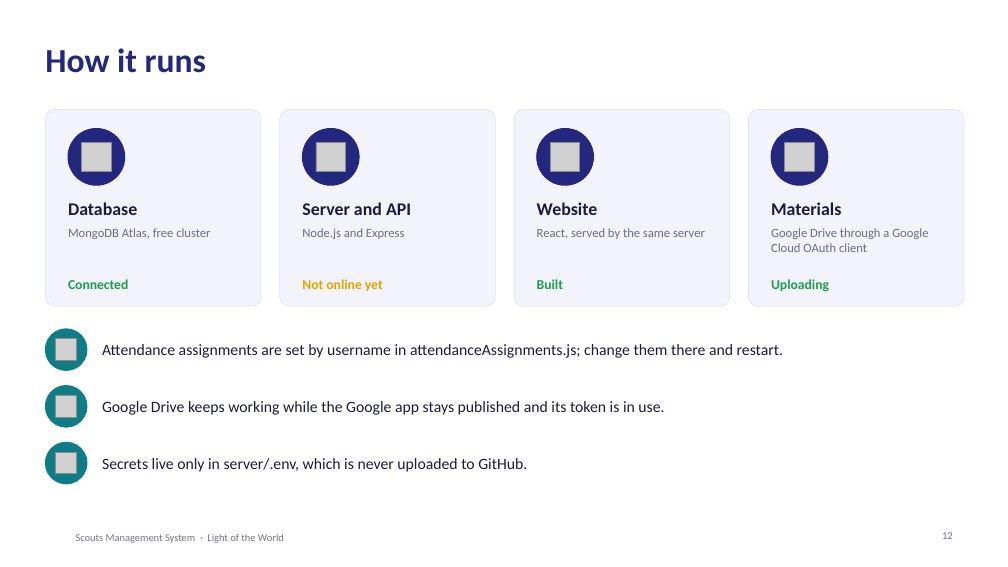
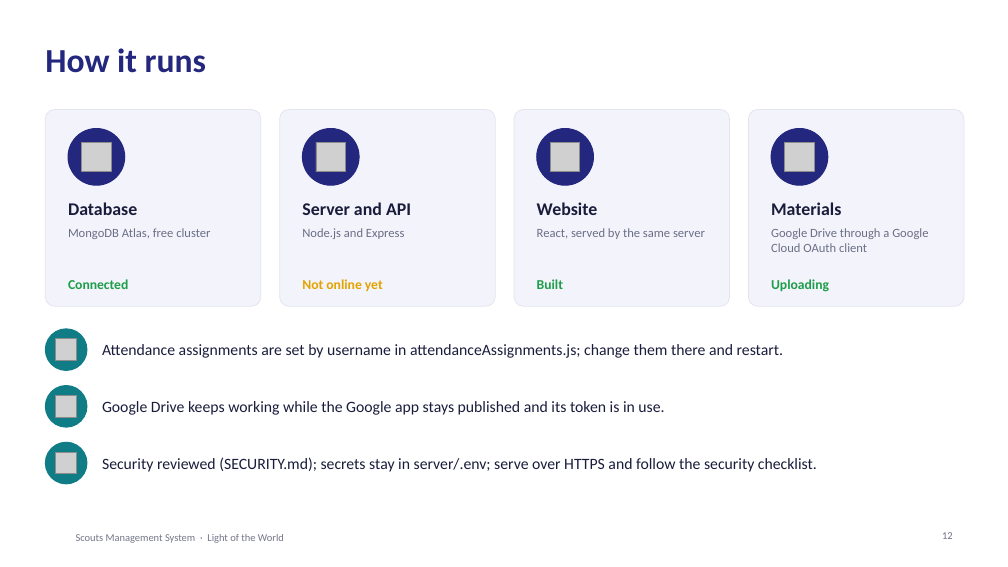
Before and after one commit to SamuelAtef123/Scouts-Management-System-Web-App, a slide deck: slide 12 of docs/Scouts-Project-Presentation.pptx. Drawn at 1008x567 pixels with LibreOffice and Linux fonts; fonts in the diff are those of the drawing; grey boxes stand for pictures; background and template pictures are left out. Boxes give left, top, right and bottom in pixels: in the first picture for what was removed or moved away, otherwise in the second. Text is boxed around its words. In the diff, an @@ line names an element or a change of style, - is before the commit and + after.

Commit message:
Security hardening before deployment
- Uploads: detect the real file type from content; random stored names with the
  verified extension; sandbox served files (blocks disguised HTML uploads)
- Sign-in: proxy trust is a setting (TRUST_PROXY, default off); extra limit of
  8 failed tries per account; same response time for unknown usernames
- Password change or reset signs out existing sessions
- Content Security Policy enabled
- Production refuses a weak JWT_SECRET and demo data
- Minimum password length 8
- Task assignee list no longer includes phone numbers
- SECURITY.md assessment, README security checklist, report and deck updated

```diff
--- a/docs/Scouts-Project-Presentation.pptx
+++ b/docs/Scouts-Project-Presentation.pptx
@@ text at (x1=102, y1=457, x2=817, y2=472): text changed @@
-Secrets live only in server/.env, which is never uploaded to GitHub.
+Security reviewed (SECURITY.md); secrets stay in server/.env; serve over HTTPS and follow the security checklist.
```
Also in this commit, not shown: 18 other files.
